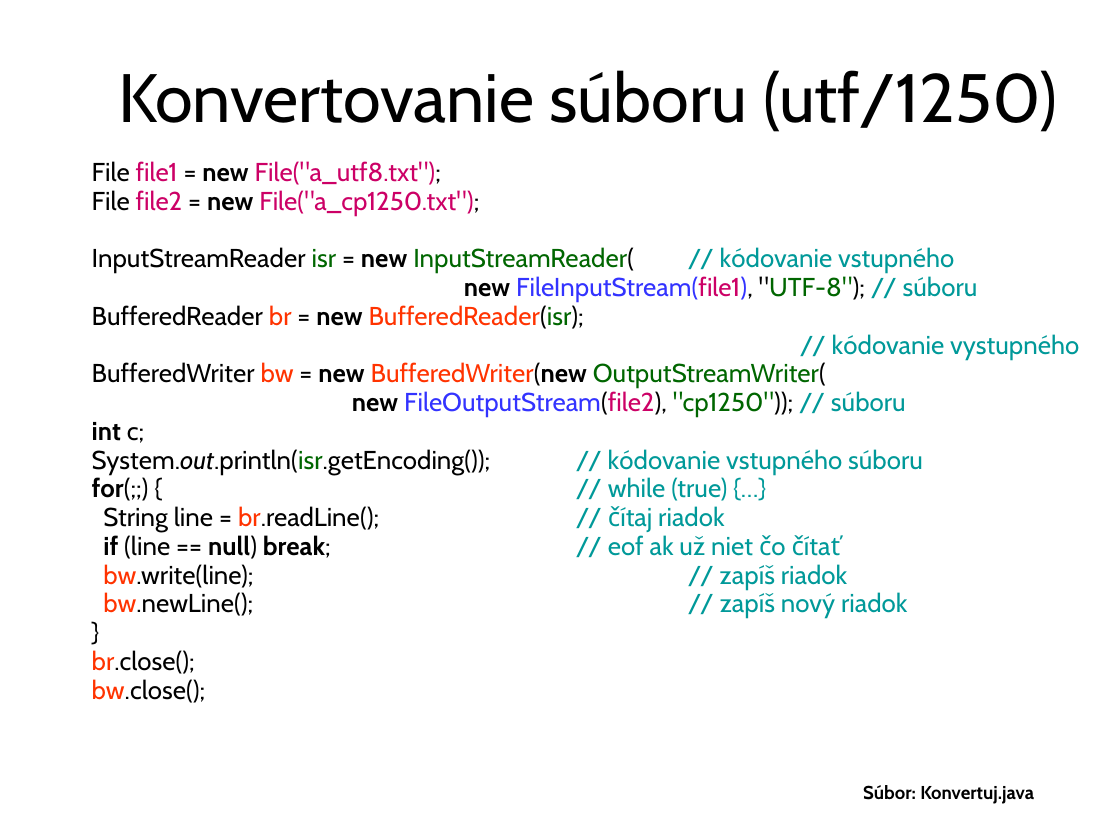
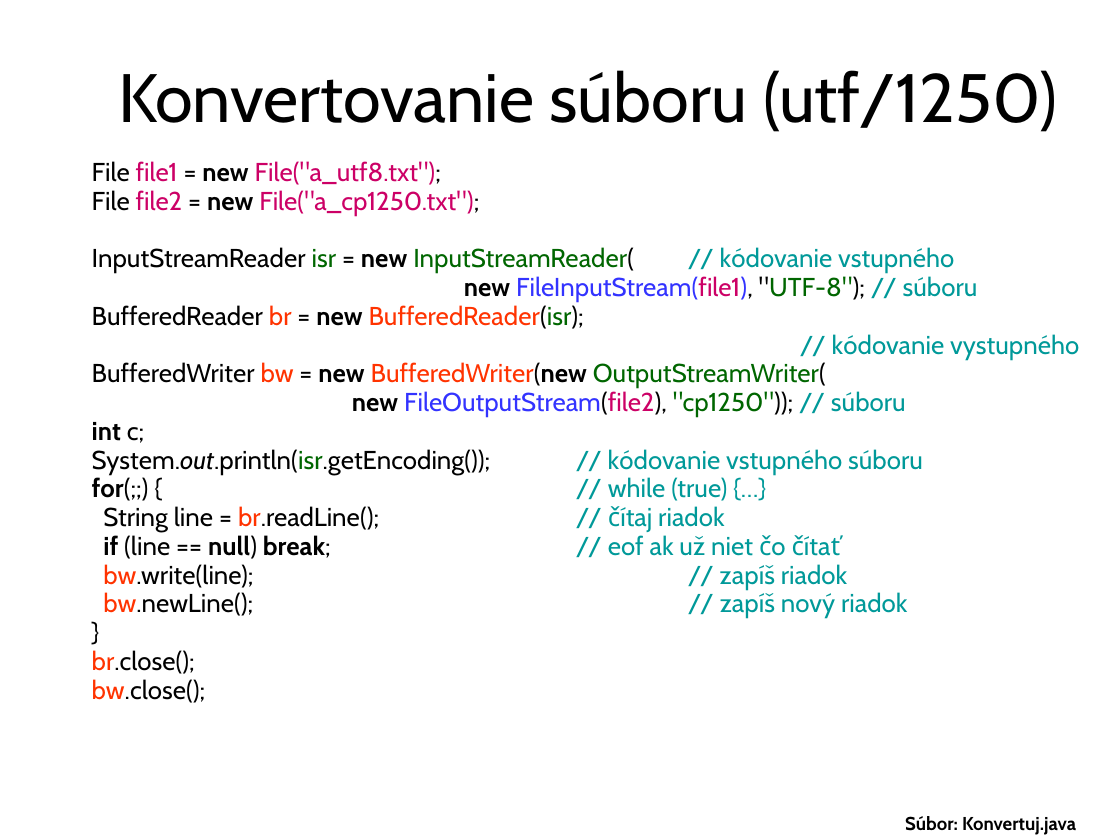
Before and after one commit to Programovanie4/Prednasky, a slide deck: slide 20 of 07/07_java.ppt (slide 18 before the commit). Drawn at 1120x840 pixels with LibreOffice and Linux fonts; fonts in the diff are those of the drawing. Boxes give left, top, right and bottom in pixels: in the first picture for what was removed or moved away, otherwise in the second. Text is boxed around its words. In the diff, an @@ line names an element or a change of style, - is before the commit and + after.

```diff
--- a/07/07_java.ppt
+++ b/07/07_java.ppt
@@ text "Súbor: Konvertuj.java": place and size @@
-text "Súbor: Konvertuj.java" at <box>863,785,1034,804</box>
+text "Súbor: Konvertuj.java" at <box>905,816,1076,835</box>
```
Also in this commit, not shown: 19 other slides changed, 3 slides added, 1 other file.
